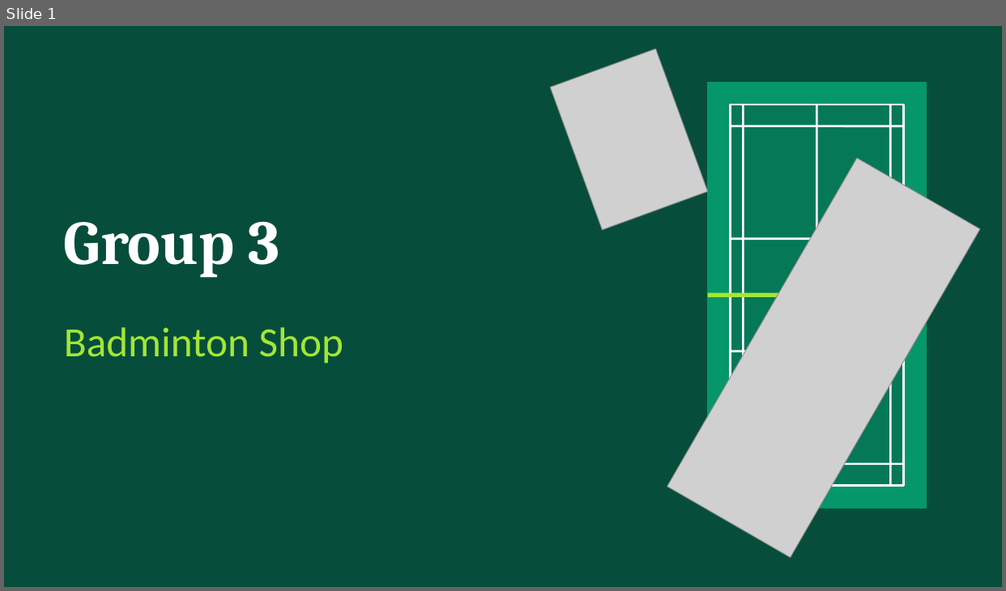
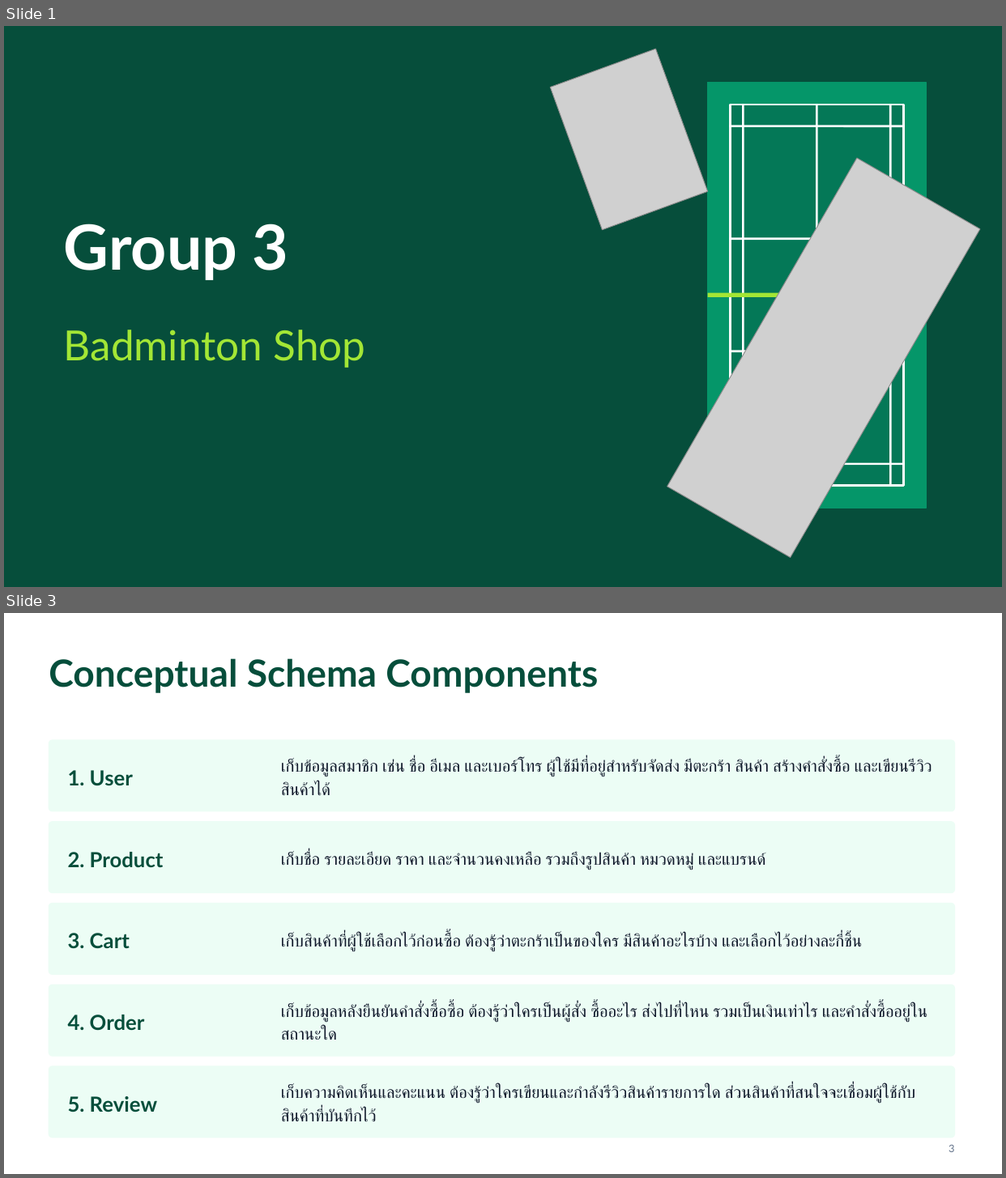
Before and after one commit to sriv95/261342-Database-Project, a slide deck: docs/smash-badminton-shop.pptx. Shown one above the other, each under a label of ours: slide 1 before the commit, slides 1 and 3 after it; the slides between them are not shown. The pictures are 1006x591 and 1006x1178 pixels, drawn with LibreOffice and Linux fonts; fonts in the diff are those of the drawing; grey boxes stand for pictures. Boxes give left, top, right and bottom in pixels: in the first picture for what was removed or moved away, otherwise in the second. Text is boxed around its words. In the diff, an @@ line names an element or a change of style, - is before the commit and + after.

Commit message:
Update presentation file for smash badminton shop

```diff
--- a/docs/smash-badminton-shop.pptx
+++ b/docs/smash-badminton-shop.pptx
@@ slide 3 added at <box>4,613,1002,1174</box>, background #FFFFFF @@
@@ text added at <box>49,658,598,693</box>, 36 pt, text #064E3B, bold @@
+Conceptual Schema Components
@@ rounded rectangle added at <box>49,740,955,811</box>, fill #ECFDF5, outline #ECFDF5 1 pt @@
@@ text added at <box>68,770,133,786</box>, 20 pt, text #064E3B, bold @@
+1. User
@@ text added at <box>281,759,932,796</box>, 16 pt, text #0F172A @@
+เก็บข้อมูลสมาชิก เช่น ชื่อ อีเมล และเบอร์โทร ผู้ใช้มีที่อยู่สำหรับจัดส่ง มีตะกร้า สินค้า สร้างคำสั่งซื้อ และเขียนรีวิวสินค้าได้
@@ rounded rectangle added at <box>49,822,955,893</box>, fill #ECFDF5, outline #ECFDF5 1 pt @@
@@ text added at <box>68,852,164,868</box>, 20 pt, text #064E3B, bold @@
+2. Product
@@ text added at <box>281,852,766,870</box>, 16 pt, text #0F172A @@
+เก็บชื่อ รายละเอียด ราคา และจำนวนคงเหลือ รวมถึงรูปสินค้า หมวดหมู่ และแบรนด์
@@ rounded rectangle added at <box>49,904,955,974</box>, fill #ECFDF5, outline #ECFDF5 1 pt @@
@@ text added at <box>68,933,130,949</box>, 20 pt, text #064E3B, bold @@
+3. Cart
@@ text added at <box>281,934,862,952</box>, 16 pt, text #0F172A @@
+เก็บสินค้าที่ผู้ใช้เลือกไว้ก่อนซื้อ ต้องรู้ว่าตะกร้าเป็นของใคร มีสินค้าอะไรบ้าง และเลือกไว้อย่างละกี่ชิ้น
@@ rounded rectangle added at <box>49,985,955,1056</box>, fill #ECFDF5, outline #ECFDF5 1 pt @@
@@ text added at <box>68,1015,145,1030</box>, 20 pt, text #064E3B, bold @@
+4. Order
@@ text added at <box>281,1004,927,1022</box>, 16 pt, text #0F172A @@
+เก็บข้อมูลหลังยืนยันคำสั่งซื้อซื้อ ต้องรู้ว่าใครเป็นผู้สั่ง ซื้ออะไร ส่งไปที่ไหน รวมเป็นเงินเท่าไร และคำสั่งซื้ออยู่ในสถานะใด
@@ rounded rectangle added at <box>49,1067,955,1138</box>, fill #ECFDF5, outline #ECFDF5 1 pt @@
@@ text added at <box>68,1097,157,1112</box>, 20 pt, text #064E3B, bold @@
+5. Review
@@ text added at <box>281,1085,905,1122</box>, 16 pt, text #0F172A @@
+เก็บความคิดเห็นและคะแนน ต้องรู้ว่าใครเขียนและกำลังรีวิวสินค้ารายการใด ส่วนสินค้าที่สนใจจะเชื่อมผู้ใช้กับสินค้าที่บันทึกไว้
@@ page number added at <box>948,1145,954,1152</box>, 10 pt, text #64748B @@
+3
@@ slide 1 changed as well @@
@@ text "Group 3" at <box>64,224,289,280</box>: font Cambria to Lato; line spacing 1 to 1.15 @@
@@ text "Badminton Shop" at <box>64,330,366,368</box>: font Calibri to Lato; line spacing 1 to 1.15 @@
```
Also in this commit, not shown: 11 other slides changed, 18 other slides added, 6 slides removed.
